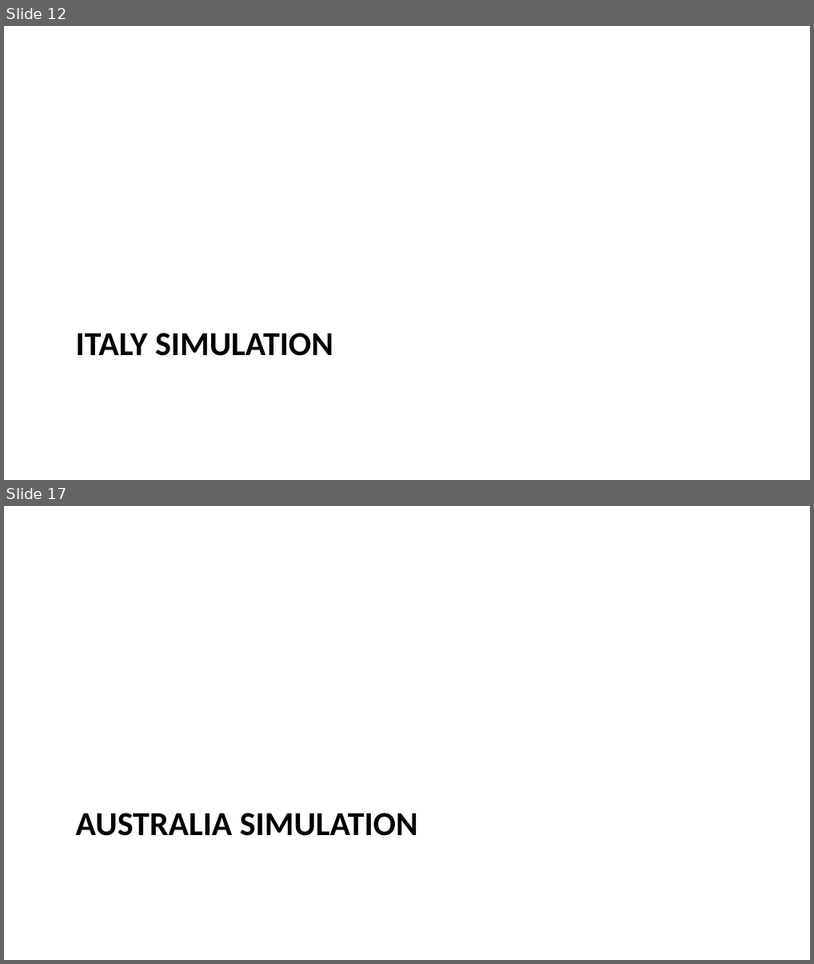
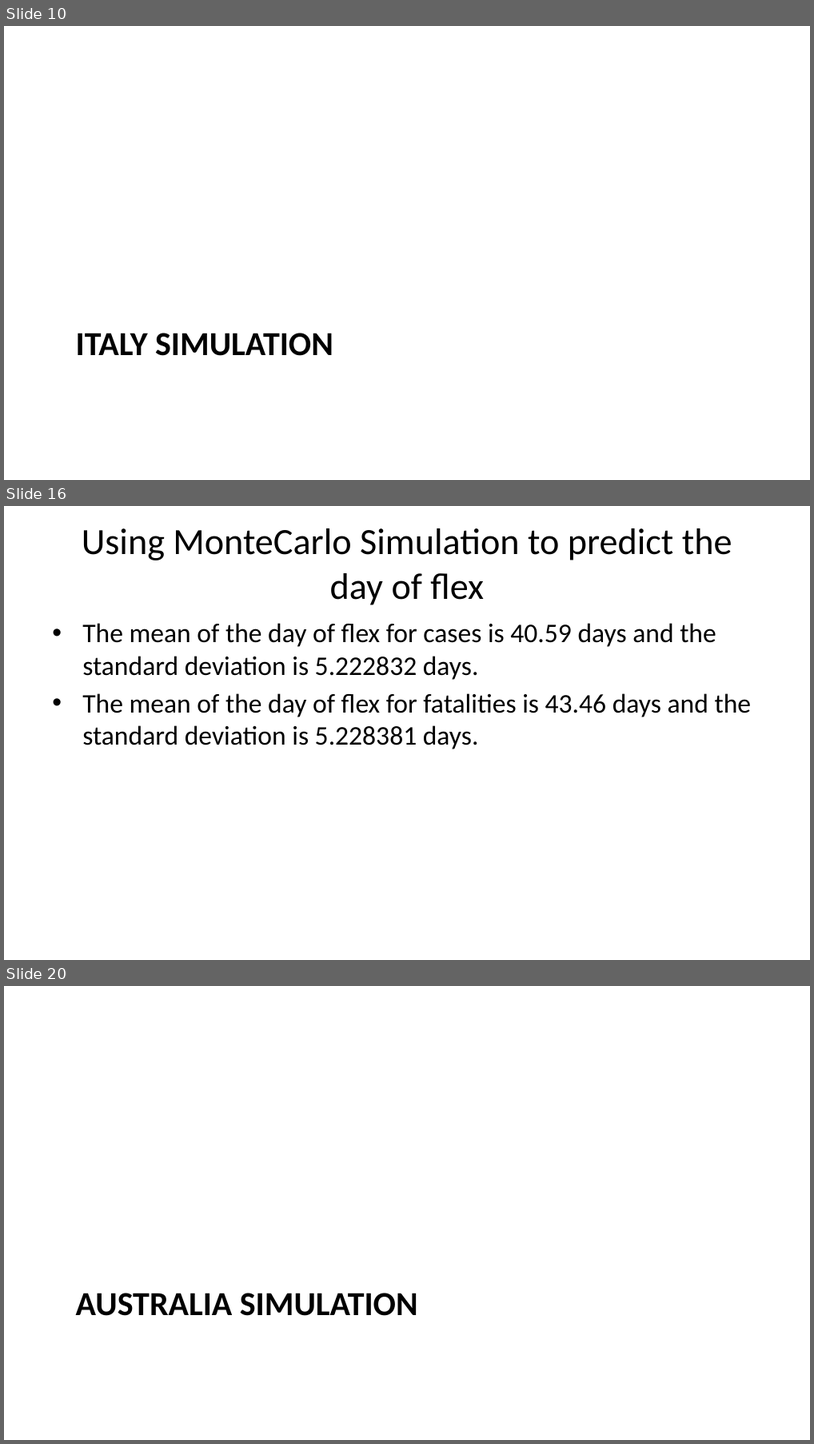
Before and after one commit to austinlackey/covid-simulations, a slide deck: main.pptx. Shown one above the other, each under a label of ours: slides 12 and 17 before the commit, slides 10, 16 and 20 after it; the slides between them are not shown. The pictures are 814x964 and 814x1444 pixels, drawn with LibreOffice and Linux fonts; fonts in the diff are those of the drawing. Boxes give left, top, right and bottom in pixels: in the first picture for what was removed or moved away, otherwise in the second. Text is boxed around its words. In the diff, an @@ line names an element or a change of style, - is before the commit and + after.

```diff
--- a/main.pptx
+++ b/main.pptx
@@ slide 16 added at (4, 506, 810, 960), background #FFFFFF @@
@@ title added at (82, 528, 733, 605), 33 pt, text #000000 @@
+Using MonteCarlo Simulation to predict the day of flex
@@ text added at (82, 623, 752, 749), 24 pt, text #000000 @@
+• The mean of the day of flex for cases is 40.59 days and the standard deviation is 5.222832 days.
+• The mean of the day of flex for fatalities is 43.46 days and the standard deviation is 5.228381 days.
@@ what was slide 12 is now slide 10 @@
@@ what was slide 17 is now slide 20 @@
```
Also in this commit, not shown: 6 slides changed, 3 other slides added, 1 slide removed, 2 other files.
